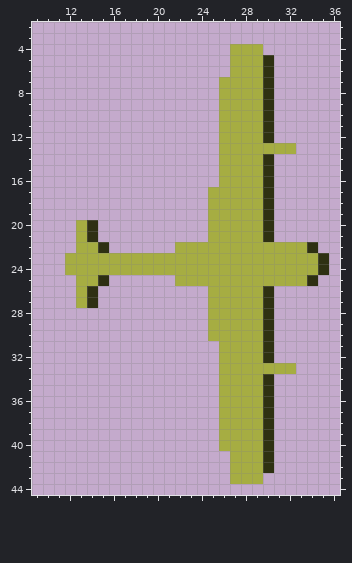
One commit to this pixel-art sprite: assets/a2.png. Above is the file before it was changed.
The file is 48x48 pixels. Shown: x 9..36, y 2..44.
Now the later version:
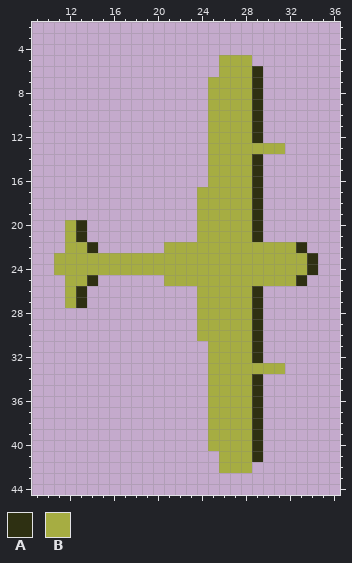
Palette (. is transparent): A #2e3012  B #a6ad42
Diff:
Changed rows in their new state; - is an unchanged pixel.
first column x 11:
 4 ----------------...------
 5 ---------------B--..-----
 6 ---------------B--A.-----
 7 --------------B---A.-----
 8 --------------B---A.-----
 9 --------------B---A.-----
10 --------------B---A.-----
11 --------------B---A.-----
12 --------------B---A.-----
13 --------------B------.---
14 --------------B---A.-----
15 --------------B---A.-----
16 --------------B---A.-----
17 -------------B----A.-----
18 -------------B----A.-----
19 -------------B----A.-----
20 -BA.---------B----A.-----
21 -BA.---------B----A.-----
22 -B-A.-----B-----------A.-
23 B----------------------A.
24 B----------------------A.
25 -B-A.-----B-----------A.-
26 -BA.---------B----A.-----
27 -BA.---------B----A.-----
28 -------------B----A.-----
29 -------------B----A.-----
30 -------------B----A.-----
31 --------------B---A.-----
32 --------------B---A.-----
33 --------------B------.---
34 --------------B---A.-----
35 --------------B---A.-----
36 --------------B---A.-----
37 --------------B---A.-----
38 --------------B---A.-----
39 --------------B---A.-----
40 --------------B---A.-----
41 ---------------B--A.-----
42 ---------------B--..-----
43 ----------------...------
Changed places in both pictures, as pixel boxes (x1, y1, x2, y2):
changed: (164, 44, 329, 484)
changed: (54, 220, 109, 308)
